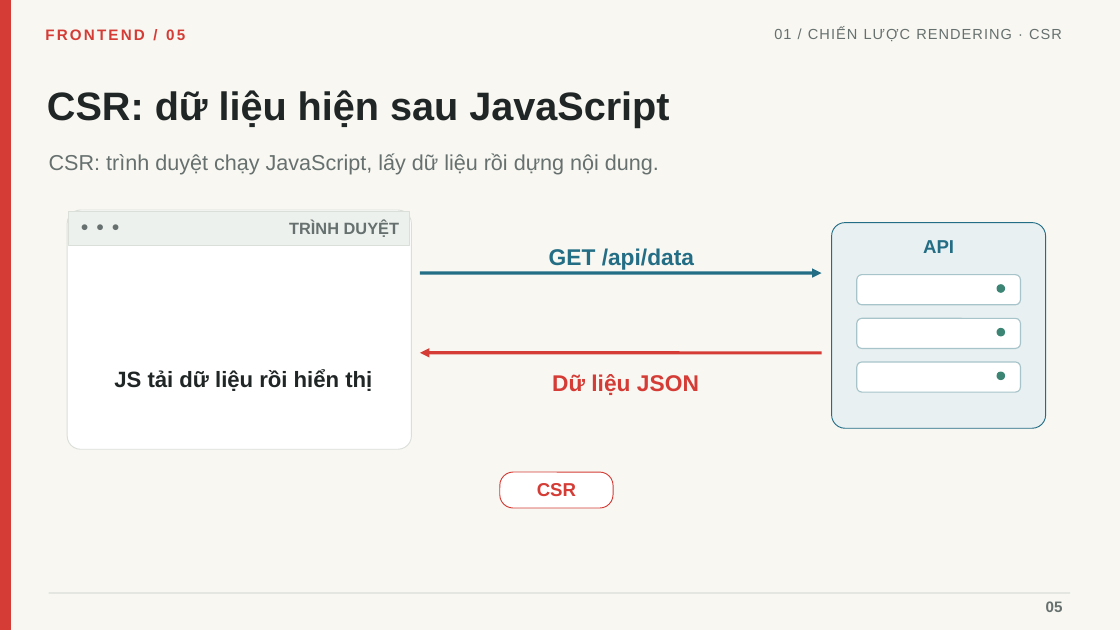
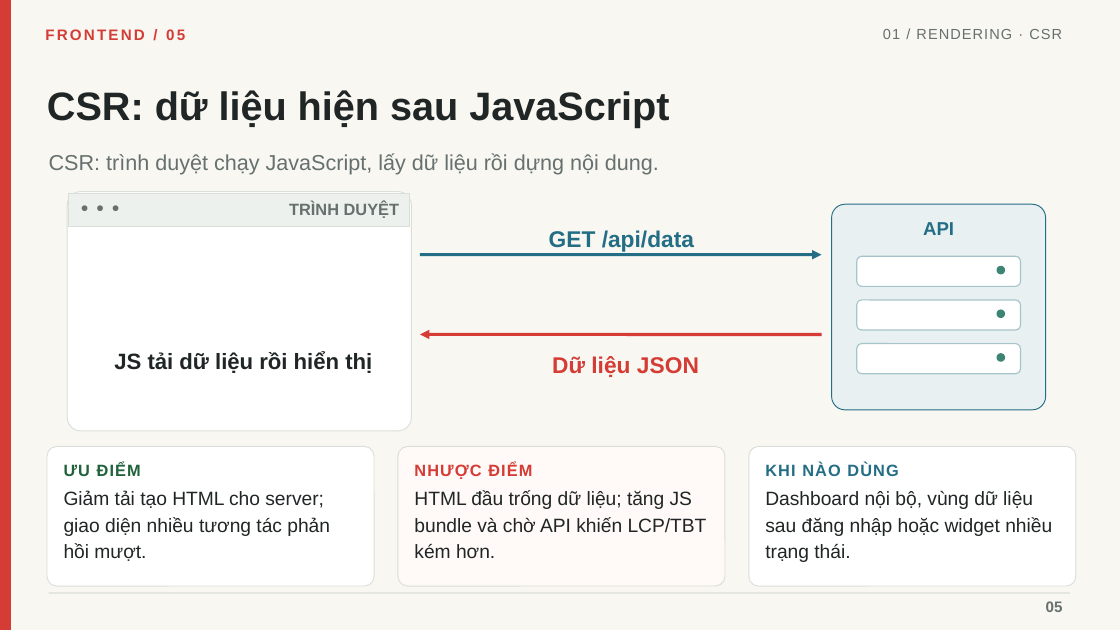
Before and after one commit to linhtn-spec/seminar-nextjs, a slide deck: slide 5 of Seminar_05_Frontend_Roadmap_Tieng_Viet_Da_Chinh_Sua.pptx. Drawn at 1120x630 pixels with LibreOffice and Linux fonts; fonts in the diff are those of the drawing. Boxes give left, top, right and bottom in pixels: in the first picture for what was removed or moved away, otherwise in the second. Text is boxed around its words. In the diff, an @@ line names an element or a change of style, - is before the commit and + after.

```diff
--- a/Seminar_05_Frontend_Roadmap_Tieng_Viet_Da_Chinh_Sua.pptx
+++ b/Seminar_05_Frontend_Roadmap_Tieng_Viet_Da_Chinh_Sua.pptx
@@ text at (883, 29, 1062, 39): text changed @@
-01 / CHIẾN LƯỢC RENDERING · CSR
+01 / RENDERING · CSR
@@ 6 texts, 5 rounded rectangles, 3 ellipses, 2 arrows, 1 rectangle: place and size @@
-6 texts, 5 rounded rectangles, 3 ellipses, 2 arrows, 1 rectangle at (67, 210, 1046, 450)
+6 texts, 5 rounded rectangles, 3 ellipses, 2 arrows, 1 rectangle at (67, 192, 1046, 431)
@@ rounded rectangle added at (47, 446, 374, 586), fill #FFFFFF, outline #DADFD9 0.8 pt @@
@@ rounded rectangle added at (398, 446, 725, 586), fill #FFF9F7, outline #DADFD9 0.8 pt @@
@@ rounded rectangle added at (749, 446, 1076, 586), fill #FFFFFF, outline #DADFD9 0.8 pt @@
@@ text added at (64, 463, 141, 476), 14 pt, text #20623A, bold @@
+ƯU ĐIỂM
@@ text added at (414, 463, 532, 479), 14 pt, text #D43C35, bold @@
+NHƯỢC ĐIỂM
@@ rounded rectangle removed at (500, 472, 613, 508) @@
@@ text added at (765, 463, 898, 476), 14 pt, text #236D85, bold @@
+KHI NÀO DÙNG
@@ text added at (64, 490, 330, 561), 16.5 pt, text #202525 @@
+Giảm tải tạo HTML cho server; giao diện nhiều tương tác phản hồi mượt.
@@ text added at (414, 490, 707, 558), 16.5 pt, text #202525 @@
+HTML đầu trống dữ liệu; tăng JS bundle và chờ API khiến LCP/TBT kém hơn.
@@ text removed at (537, 483, 576, 496) @@
-CSR
@@ text added at (765, 491, 1052, 562), 16.5 pt, text #202525 @@
+Dashboard nội bộ, vùng dữ liệu sau đăng nhập hoặc widget nhiều trạng thái.
```
Also in this commit, not shown: 19 other slides changed, 8 slides added, 7 slides removed, 25 other files.
